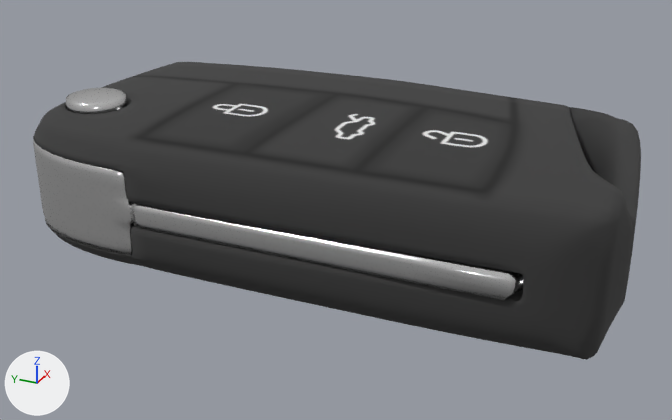
The Blender file assets/models/carkey/carkey.blend, before and after one commit.
Camera for both pictures: a 50 mm lens placed at (-0.0651, -0.0287, 0.0341), pointed at (-0.0019, -0.0003, 0.0026). The axes (+X, +Y, +Z) are drawn at lower left. The lights are the same throughout. Objects named as collision shapes, trigger or cutter boxes, shadow casters or lower levels of detail are left out.

The first picture shows 'Metal', 'Plastic'.
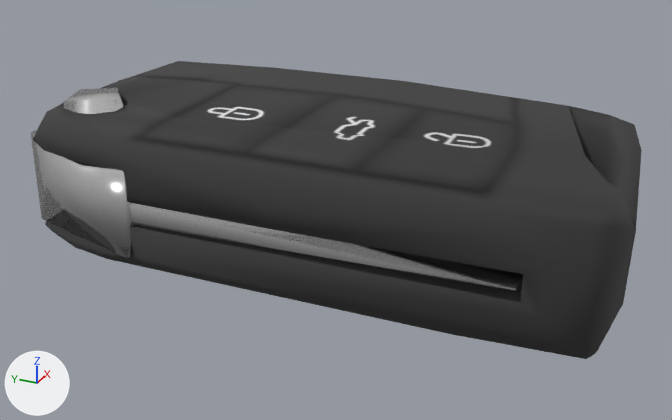
What differs and where, as boxes [x1, y1, x2, y2] in the pictures (672 x 420 px):
'Plastic', modifiers changed: before [33, 62, 641, 360]; after [33, 61, 642, 359]
'Metal', modifiers changed: before [33, 88, 524, 300]; after [31, 88, 523, 290]

The change, as a list of edits to the scene's bpy script:
```text
Change ob_metal:
    add _m = ob_metal.modifiers.new('Decimate', 'DECIMATE')
    add _m.ratio = 0.0229
Change ob_plastic:
    add _m = ob_plastic.modifiers.new('Decimate', 'DECIMATE')
    add _m.ratio = 0.0642
```
